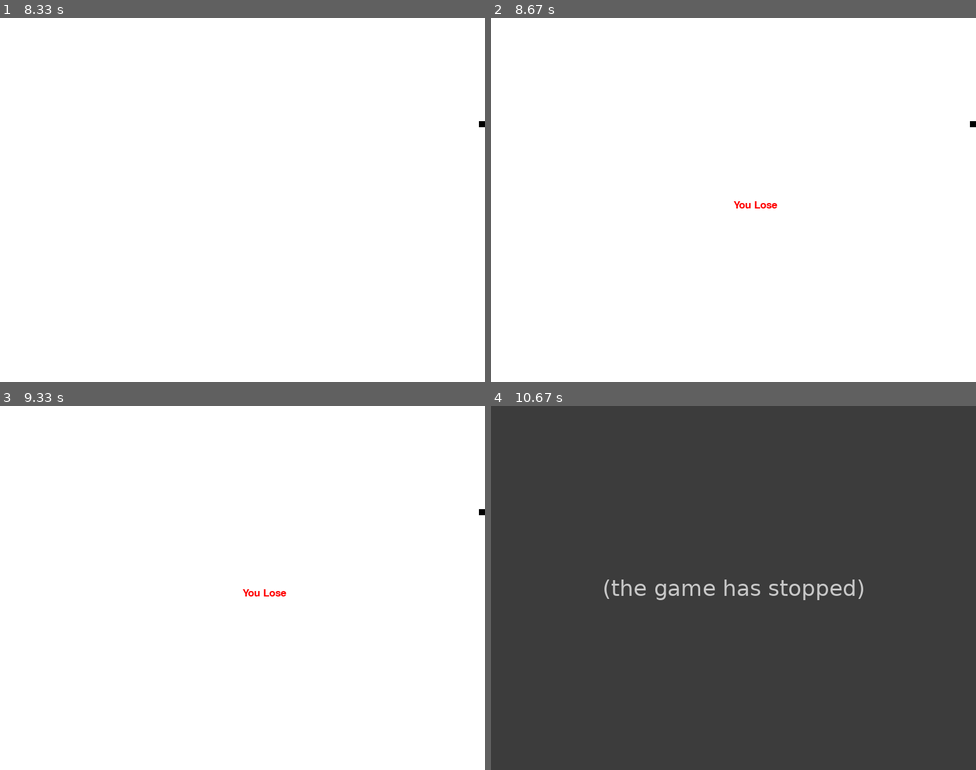
Above: before the commit, frames 1-4 (two rows, left to right).
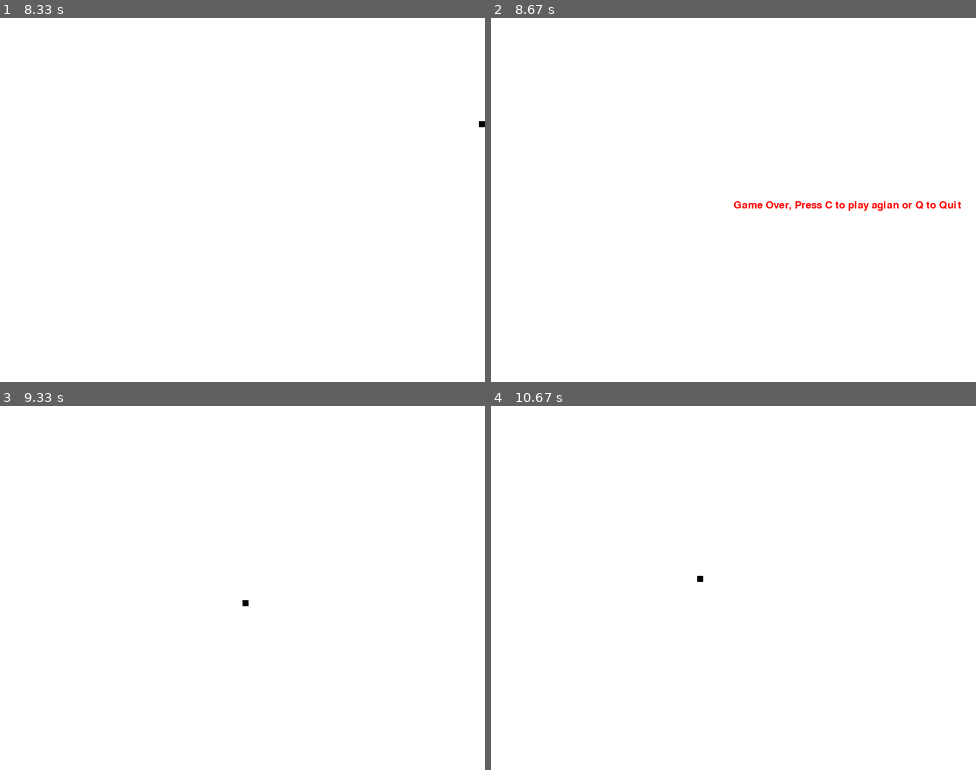
Above: after the commit, the same moments.

Repository: ravenusmc/Learn_Pygame
Game: pygame game, started from main.py
The game is run twice, just before and just after one commit, with the same random seed, the same clock (stepped at 60 frames per second) and the same inputs.
Inputs:
- Up to frame 1 (8.33 s): hold Up 0.33-0.8 s; hold Right 0.83-1.47 s; hold Down 1.5-1.87 s; hold Left 1.9-2.37 s; hold Right 2.4-2.87 s; hold Up 2.9-3.2 s; hold Right 3.23-3.7 s; hold Left 3.73-4.27 s; hold Down 4.3-4.6 s; hold Left 4.63-5.03 s; hold Up 5.07-5.43 s; hold Right 5.47-6.1 s; hold Down 6.13-6.5 s; hold Left 6.53-7 s; hold Right 7.03-7.5 s; hold Up 7.53-7.83 s; hold Right from 7.87 s (still down)
- Up to frame 2 (8.67 s): release Right at 8.33 s; hold Left from 8.37 s (still down)
- Up to frame 3 (9.33 s): release Left at 8.9 s; tap C at 8.93 s; hold Down from 9.27 s (still down)
- Up to frame 4 (10.67 s): release Down at 9.57 s; hold Left 9.6-10 s; hold Up 10.03-10.4 s; hold Right from 10.43 s (still down)

Frame 1 is identical in both runs. In frame 2, 0.5% of the frame differs, in the area x 50-100%, y 28-53%; in frame 3, 0.1%; in frame 4, 100%, in the area x 0-100%, y 0-100%.
Before the commit the program exited at 10.4 s; later frames show no game.

Commit message:
added game over function

Diff:
--- a/main.py
+++ b/main.py
@@ -13,13 +13,7 @@
 gameDisplay = pygame.display.set_mode((display_width,display_height))
 pygame.display.set_caption('Slither')
 
-gameExit = False
 
-lead_x = display_width / 2
-lead_y = display_height / 2
-
-lead_x_change = 0
-lead_y_change = 0
 
 clock = pygame.time.Clock()
 
@@ -33,39 +27,63 @@
     screen_text = font.render(msg, True, color)
     gameDisplay.blit(screen_text, [display_width/2, display_height/2])
 
-while not gameExit:
-    for event in pygame.event.get():
-        if event.type == pygame.QUIT:
-            gameExit = True
-        if event.type == pygame.KEYDOWN:
-            if event.key == pygame.K_LEFT:
-                lead_x_change = -block_size
-                lead_y_change = 0
-            elif event.key == pygame.K_RIGHT:
-                lead_x_change = block_size
-                lead_y_change = 0
-            elif event.key == pygame.K_UP:
-                lead_y_change = -block_size
-                lead_x_change = 0
-            elif event.key == pygame.K_DOWN:
-                lead_y_change = block_size
-                lead_x_change = 0
+def gameLoop():
 
-    #adding boundaries
-    if lead_x >= display_width or lead_x < 0 or lead_y >= display_height or lead_y < 0:
-        gameExit = True
+    gameExit = False
+    gameOver = False
+
+    lead_x = display_width / 2
+    lead_y = display_height / 2
+
+    lead_x_change = 0
+    lead_y_change = 0
+
+    while not gameExit:
+
+        while gameOver == True:
+            gameDisplay.fill(white)
+            message_to_screen("Game Over, Press C to play agian or Q to Quit", red)
+            pygame.display.update()
+
+            for event in pygame.event.get():
+                if event.type == pygame.KEYDOWN:
+                    if event.key == pygame.K_q:
+                        gameExit = True
+                        gameOver = False
+                    if event.key == pygame.K_c:
+                        gameLoop()
+
+        for event in pygame.event.get():
+            if event.type == pygame.QUIT:
+                gameExit = True
+            if event.type == pygame.KEYDOWN:
+                if event.key == pygame.K_LEFT:
+                    lead_x_change = -block_size
+                    lead_y_change = 0
+                elif event.key == pygame.K_RIGHT:
+                    lead_x_change = block_size
+                    lead_y_change = 0
+                elif event.key == pygame.K_UP:
+                    lead_y_change = -block_size
+                    lead_x_change = 0
+                elif event.key == pygame.K_DOWN:
+                    lead_y_change = block_size
+                    lead_x_change = 0
+
+        #adding boundaries
+        if lead_x >= display_width or lead_x < 0 or lead_y >= display_height or lead_y < 0:
+            gameOver = True
 
 
-    lead_x += lead_x_change
-    lead_y += lead_y_change
-    gameDisplay.fill(white)
-    pygame.draw.rect(gameDisplay, black, [lead_x,lead_y, block_size, block_size])
-    pygame.display.update()
+        lead_x += lead_x_change
+        lead_y += lead_y_change
+        gameDisplay.fill(white)
+        pygame.draw.rect(gameDisplay, black, [lead_x,lead_y, block_size, block_size])
+        pygame.display.update()
 
-    clock.tick(FPS)
+        clock.tick(FPS)
 
-message_to_screen("You Lose", red)
-pygame.display.update()
-time.sleep(2)
-pygame.quit()
-quit()
+    pygame.quit()
+    quit()
+
+gameLoop()
